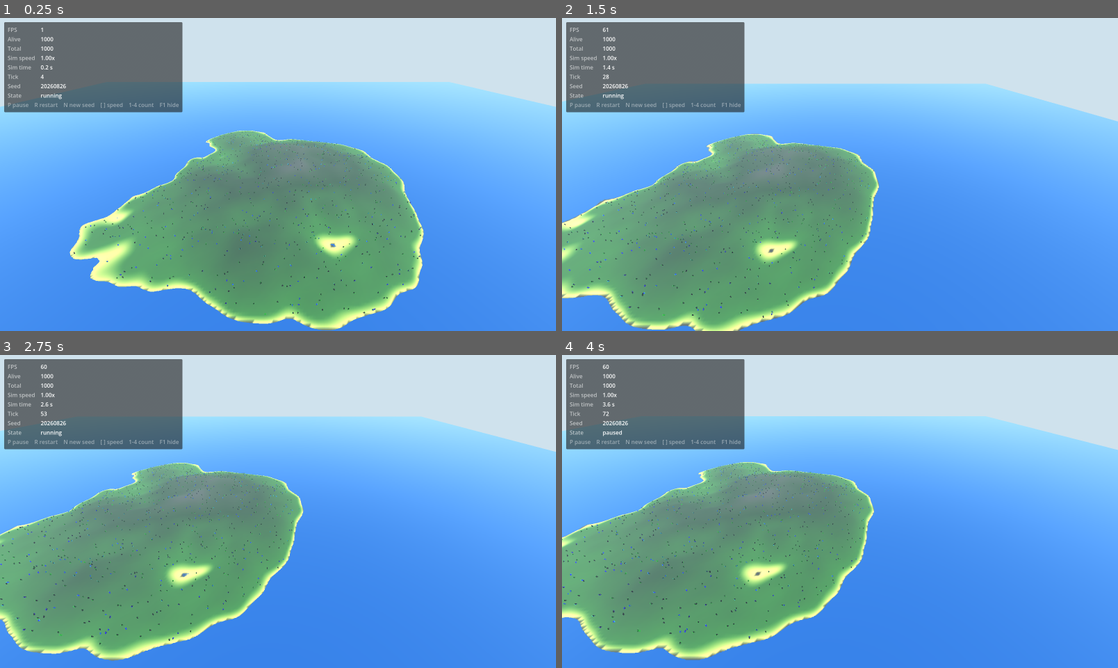
Above: before the commit, frames 1-4 (two rows, left to right).
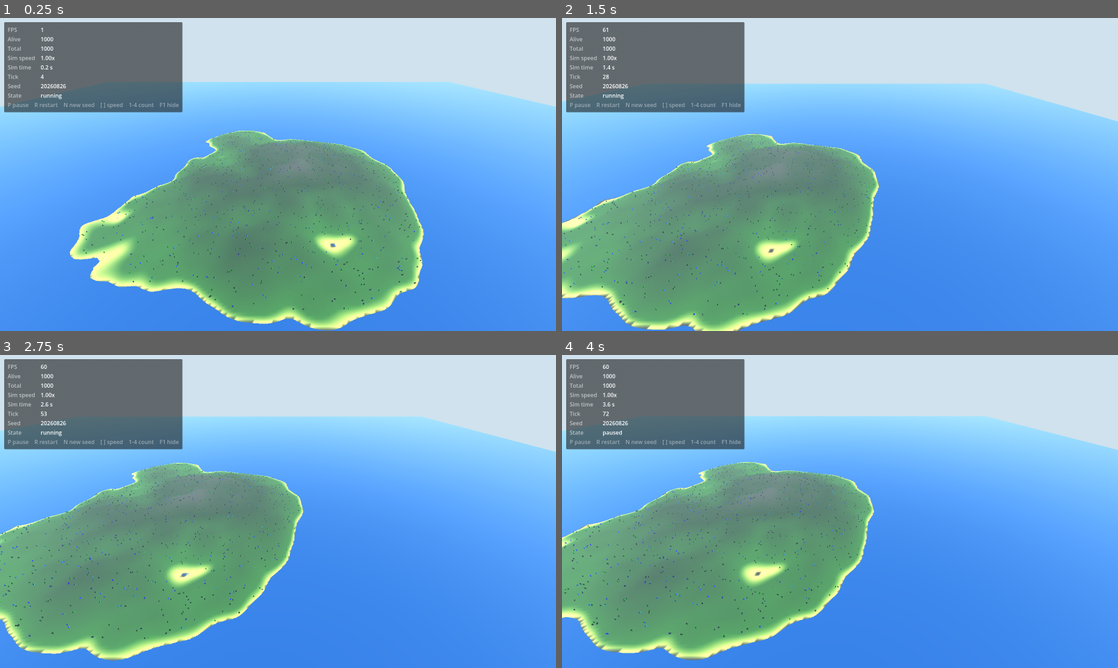
Above: after the commit, the same moments.

Repository: Twody2D/mass
Game: Godot game, scene res://scenes/main.tscn
Same seed, same stepped clock (60 frames per second), same inputs: the game is played once before the commit and once after it.
Inputs (mouse positions are in pixels of both pictures, inside the frame that each line leads up to):
- Up to frame 1 (0.25 s): no input
- Up to frame 2 (1.5 s): tap Enter at 0.5 s; move the mouse to (962, 158) at 0.52 s; hold D 0.53-1.25 s; hold Shift 0.53-1.25 s; click (962, 158) at 0.67 s; tap Space at 0.77 s; drag from (728, 190) to (812, 237) at 1.27 s
- Up to frame 3 (2.75 s): move the mouse to (333, 442) at 2.02 s; hold D from 2.03 s (still down); hold Q from 2.03 s (still down)
- Up to frame 4 (4 s): release D at 2.75 s; release Q at 2.75 s; drag from (812, 574) to (673, 464) at 2.77 s; move the mouse to (1006, 558) at 3.52 s; hold A from 3.53 s (still down); tap P at 3.6 s; tap Space at 3.77 s

The runs differ from the first frame. In frame 1, 1.2% of the frame differs, in the area x 13-76%, y 35-95%; in frame 2, 1.3%; in frame 3, 1.4%; in frame 4, 1.4%, in the area x 0-56%, y 34-93%.

Commit message:
feat(simulation): steer bots instead of putting them on rails
Bots reached full speed on the first tick, walked dead straight lines and
turned instantly, which is why the crowd read as models sliding along a
path rather than as knights going somewhere.

Velocity now converges on what the bot wants rather than snapping to it,
which produces acceleration, braking and rounded corners from a single
term. Idle is expressed as wanting zero velocity, so stopping runs
through the same steering and a knight slows down instead of freezing
mid-stride.

Arriving somewhere now starts a dwell of half a second to five seconds
before the bot wants to be anywhere else, stored as a deadline against
simulation time rather than a countdown, so idle bots cost no per-tick
work. Initial dwell is staggered across the crowd so they do not all set
off on the same tick.

The tick got cheaper rather than more expensive, because a parked bot now
leaves the loop before sampling the terrain:

    100 bots   0.058 ms   0.1%      1000 bots   0.526 ms    1.1%
   5000 bots   2.683 ms   5.4%     10000 bots   5.502 ms   11.0%

Against 8.875 ms and 17.7% of the budget before.

Verified with tools/verify_movement.tscn: after 200 ticks all 10 000 bots
have moved, nobody left the map, 0.05% stand over water, 1108 are
loitering against 121 before, and the same seed still reproduces the run
exactly.

Diff:
--- a/scripts/simulation/bot_manager.gd
+++ b/scripts/simulation/bot_manager.gd
@@ -27,6 +27,20 @@
 const MIN_TARGET_DISTANCE := 15.0
 const MAX_TARGET_DISTANCE := 90.0
 
+## How quickly velocity converges on what the bot wants, per second. Snapping
+## straight to the desired velocity is what made the crowd look like it was on
+## rails: full speed on the first tick, dead straight lines, instant turns.
+## Smoothing gives acceleration, braking and rounded corners from one term.
+const STEERING_RESPONSE := 2.5
+
+## Below this speed a stopping bot is parked outright, so idle knights cost
+## nothing and do not creep.
+const REST_SPEED := 0.05
+
+## How long a bot loiters after arriving before it wants to be somewhere else.
+const MIN_DWELL := 0.4
+const MAX_DWELL := 5.0
+
 ## Emitted after a spawn, so the renderer can size its buffers.
 signal spawned(count: int)
 
@@ -60,6 +74,9 @@
 ## Per-bot speed, jittered at spawn so the crowd does not move in lockstep.
 var speed := PackedFloat32Array()
 
+## Simulation time at which this bot is willing to pick a new destination.
+var dwell_until := PackedFloat32Array()
+
 var team := PackedByteArray()
 var state := PackedByteArray()
 var alive := PackedByteArray()
@@ -67,6 +84,10 @@
 ## Drives AI decisions. Seeded from the map seed, so a given seed always plays
 ## out the same way for a given sequence of ticks.
 var _rng := RandomNumberGenerator.new()
+
+## Simulation time in seconds, advanced by tick(). Dwell is stored as a deadline
+## against this rather than as a countdown, so idle bots need no per-tick work.
+var _time := 0.0
 
 
 ## Fills every slot with a fresh bot standing on land. Deterministic: the same
@@ -113,8 +134,11 @@
 		team[i] = i % teams
 		state[i] = State.IDLE
 		alive[i] = 1
+		# Staggered, so the crowd does not all set off on the same tick.
+		dwell_until[i] = rng.randf() * MAX_DWELL
 
 	alive_count = count
+	_time = 0.0
 	spawned.emit(count)
 
 
@@ -124,6 +148,7 @@
 func tick(delta: float, tick_index: int) -> void:
 	if world == null or count == 0:
 		return
+	_time += delta
 	_decide(tick_index)
 	_move(delta)
 
@@ -135,7 +160,7 @@
 	var buckets := GameConfig.AI_BUCKET_COUNT
 	var i := tick_index % buckets
 	while i < count:
-		if alive[i] == 1 and state[i] == State.IDLE:
+		if alive[i] == 1 and state[i] == State.IDLE and _time >= dwell_until[i]:
 			_choose_target(i)
 		i += buckets
 
@@ -159,30 +184,47 @@
 
 
 func _move(delta: float) -> void:
-	var arrival := GameConfig.BOT_ARRIVAL_RADIUS
-	var arrival_squared := arrival * arrival
+	var arrival_squared := GameConfig.BOT_ARRIVAL_RADIUS * GameConfig.BOT_ARRIVAL_RADIUS
 	var water := GameConfig.WATER_LEVEL
+	# Exponential convergence, computed once rather than per bot, and framed so
+	# the result does not change with the tick rate.
+	var response := 1.0 - exp(-STEERING_RESPONSE * delta)
+	var rest_squared := REST_SPEED * REST_SPEED
+
 	for i in count:
-		if state[i] != State.MOVING:
+		if alive[i] == 0:
 			continue
-		var dx := target_x[i] - pos_x[i]
-		var dz := target_z[i] - pos_z[i]
-		var distance_squared := dx * dx + dz * dz
-		if distance_squared <= arrival_squared:
-			state[i] = State.IDLE
+
+		# What the bot would like to be doing. Idle means it wants to be still,
+		# which is handled by the same steering as wanting to move.
+		var desired_vx := 0.0
+		var desired_vz := 0.0
+		if state[i] == State.MOVING:
+			var dx := target_x[i] - pos_x[i]
+			var dz := target_z[i] - pos_z[i]
+			var distance_squared := dx * dx + dz * dz
+			if distance_squared <= arrival_squared:
+				state[i] = State.IDLE
+				dwell_until[i] = _time + _rng.randf_range(MIN_DWELL, MAX_DWELL)
+			else:
+				# One square root, reused as both the direction and the scale.
+				var step := speed[i] / sqrt(distance_squared)
+				desired_vx = dx * step
+				desired_vz = dz * step
+
+		var vx := vel_x[i] + (desired_vx - vel_x[i]) * response
+		var vz := vel_z[i] + (desired_vz - vel_z[i]) * response
+
+		if vx * vx + vz * vz < rest_squared and desired_vx == 0.0 and desired_vz == 0.0:
+			# Parked. Collapse the interpolation window, or the knight keeps
+			# sliding towards a position it has already left.
 			vel_x[i] = 0.0
 			vel_z[i] = 0.0
-			# Stopping has to collapse the interpolation window too, or the
-			# knight keeps sliding towards a position it has already left.
 			prev_x[i] = pos_x[i]
 			prev_y[i] = pos_y[i]
 			prev_z[i] = pos_z[i]
 			continue
-		# One square root per moving bot, reused as both the direction and the
-		# speed scale.
-		var step := speed[i] / sqrt(distance_squared)
-		var vx := dx * step
-		var vz := dz * step
+
 		vel_x[i] = vx
 		vel_z[i] = vz
 		prev_x[i] = pos_x[i]
@@ -192,8 +234,8 @@
 		var nz := pos_z[i] + vz * delta
 		pos_x[i] = nx
 		pos_z[i] = nz
-		# Never below the waterline: a straight line to a nearby target can
-		# still clip a bay, and a bot on the seabed reads as a bug.
+		# Never below the waterline: a path to a nearby target can still clip a
+		# bay, and a knight on the seabed reads as a bug.
 		pos_y[i] = maxf(world.get_height(nx, nz), water)
 
 
@@ -203,7 +245,7 @@
 
 ## Bytes held by the bot arrays. Useful when judging whether the layout scales.
 func memory_bytes() -> int:
-	return count * (9 * 4 + 3)
+	return count * (13 * 4 + 3)
 
 
 func _resize(n: int) -> void:
@@ -219,6 +261,7 @@
 	target_z.resize(n)
 	health.resize(n)
 	speed.resize(n)
+	dwell_until.resize(n)
 	team.resize(n)
 	state.resize(n)
 	alive.resize(n)
